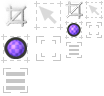
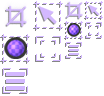
Comparing the layer stacks of the two 104px x 96px images. Changes:
added group "Group 1" with 12 layers above "Layer 1" over left=1, top=0, right=103, bottom=93
added group "whitestuff" with 9 layers in group "Group 1" over left=1, top=0, right=103, bottom=93
moved "iconBuilder_Shoot_Crop_32" into group "whitestuff", painted on it over left=64, top=0, right=87, bottom=19
moved "iconBuilder_Shoot_Crop_32 copy" into group "whitestuff", painted on it over left=4, top=2, right=29, bottom=27
moved "iconBuilder_AdidasVectorPointEdit_32 (1) copy" into group "whitestuff" over left=38, top=6, right=57, bottom=24
moved "Layer 0 copy 2" into group "whitestuff" over left=1, top=34, right=30, bottom=63
moved "Layer 0 copy 4" into group "whitestuff" over left=3, top=42, right=82, bottom=93
moved "Layer 0 copy 3" into group "whitestuff" over left=36, top=22, right=102, bottom=61
moved "Layer 0 copy" into group "whitestuff" over left=34, top=1, right=63, bottom=30
moved "Layer 0" into group "whitestuff" over left=65, top=1, right=103, bottom=39
moved "iconBuilder_AdidasVectorPointEdit_32 (1)" into group "whitestuff" over left=88, top=5, right=100, bottom=15
moved "iconBuilder_ListsRenderSphere_32 (1) copy" into group "Group 1" over left=4, top=37, right=27, bottom=59
moved "iconBuilder_ListsRenderSphere_32 (1)" into group "Group 1" over left=67, top=23, right=81, bottom=37
